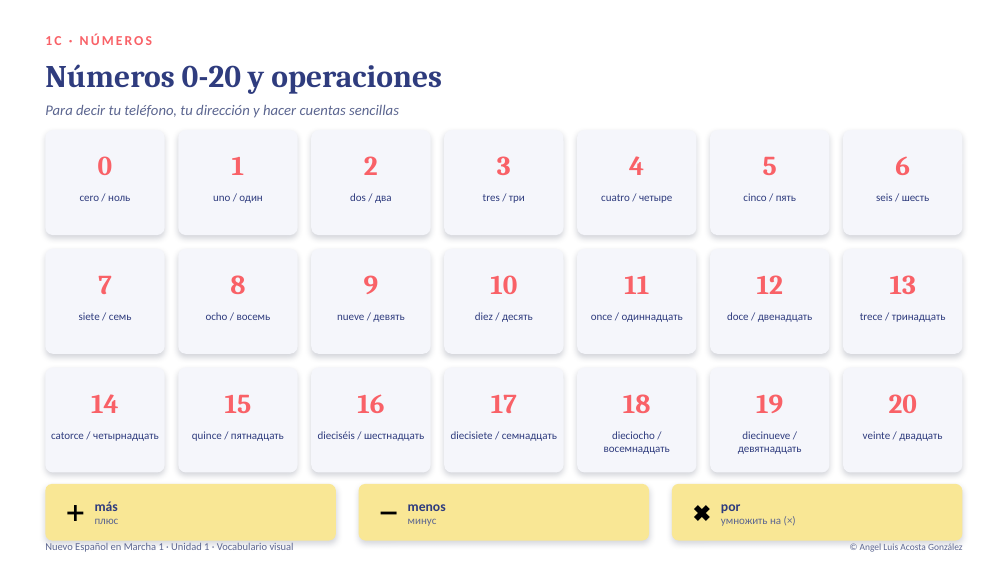
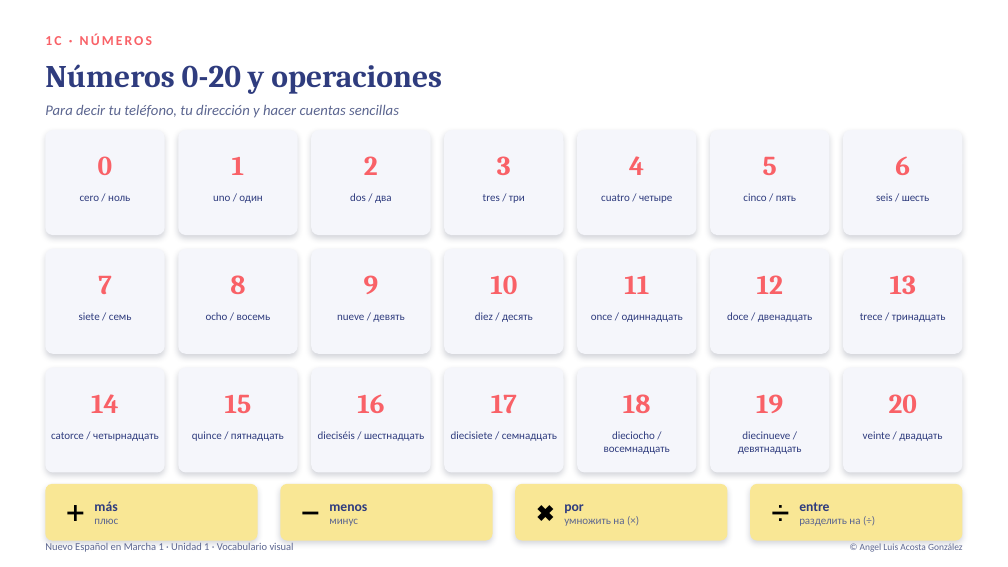
Before and after one commit to angelluisacosta99-bit/Molu, a slide deck: slide 15 of docencia-espanol/materiales/presentaciones/nuevo-espanol-en-marcha-1_unidad1.pptx. Drawn at 1008x567 pixels with LibreOffice and Linux fonts; fonts in the diff are those of the drawing. Boxes give left, top, right and bottom in pixels: in the first picture for what was removed or moved away, otherwise in the second. Text is boxed around its words. In the diff, an @@ line names an element or a change of style, - is before the commit and + after.

```diff
--- a/docencia-espanol/materiales/presentaciones/nuevo-espanol-en-marcha-1_unidad1.pptx
+++ b/docencia-espanol/materiales/presentaciones/nuevo-espanol-en-marcha-1_unidad1.pptx
@@ rounded rectangle: place and size @@
-rounded rectangle at [45, 484, 336, 541]
+rounded rectangle at [45, 484, 258, 541]
@@ rounded rectangle: place and size @@
-rounded rectangle at [358, 484, 649, 541]
+rounded rectangle at [281, 484, 493, 541]
@@ text "➖": place and size @@
-text "➖" at [366, 484, 411, 541]
+text "➖" at [288, 484, 333, 541]
@@ text "menos": place and size @@
-text "menos" at [408, 504, 446, 526]
+text "menos" at [329, 504, 367, 526]
@@ rounded rectangle: place and size @@
-rounded rectangle at [672, 484, 963, 541]
+rounded rectangle at [516, 484, 728, 541]
@@ text "✖️": place and size @@
-text "✖️" at [680, 484, 725, 541]
+text "✖️" at [523, 484, 569, 541]
@@ text "por": place and size @@
-text "por" at [721, 504, 781, 526]
+text "por" at [564, 504, 624, 526]
@@ rounded rectangle added at [750, 484, 963, 541], fill #F9E795 @@
@@ text added at [758, 484, 803, 541], 22 pt, text #000000 @@
+➗
@@ text added at [799, 502, 860, 526], 10.5 pt, text #5C6690 @@
+entre
+разделить на (÷)
```
Also in this commit, not shown: 2 other slides changed.
